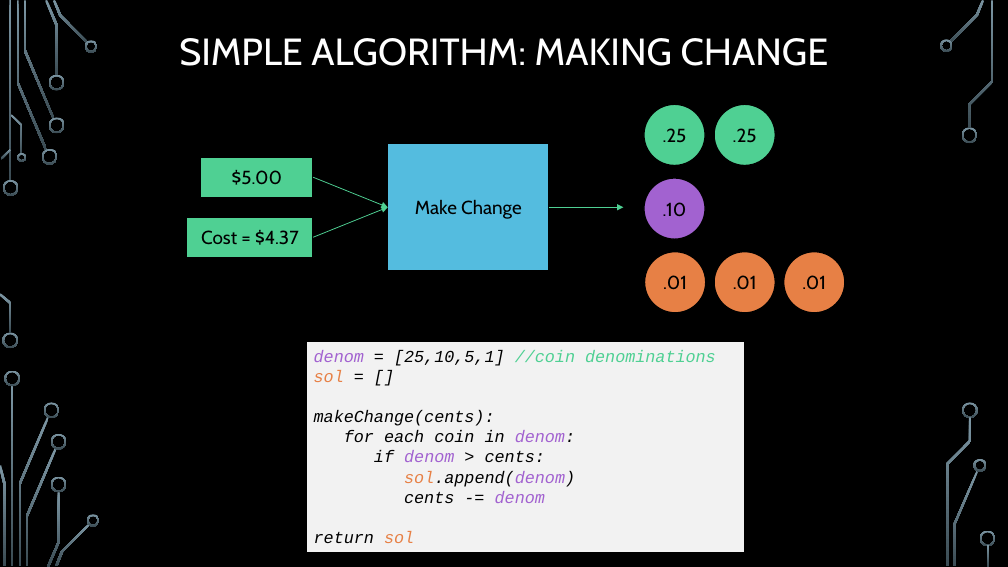
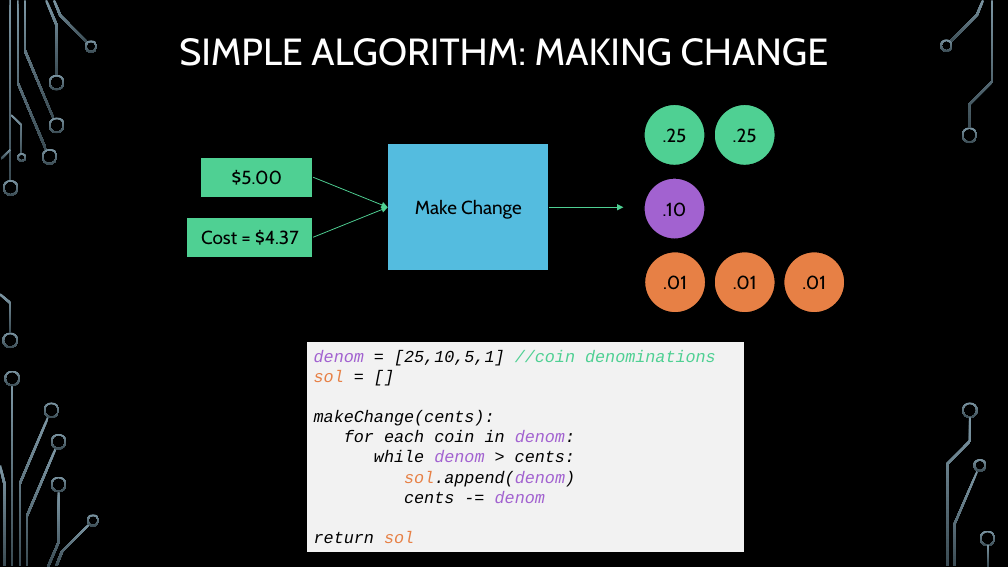
Before and after one commit to markfloryan/dsa2, a slide deck: slide 11 of slides/04-1-GreedyIntroChange.pptx. Drawn at 1008x567 pixels with LibreOffice and Linux fonts; fonts in the diff are those of the drawing; background and template pictures are left out. Boxes give left, top, right and bottom in pixels: in the first picture for what was removed or moved away, otherwise in the second. Text is boxed around its words. In the diff, an @@ line names an element or a change of style, - is before the commit and + after.

Commit message:
slide updates

```diff
--- a/slides/04-1-GreedyIntroChange.pptx
+++ b/slides/04-1-GreedyIntroChange.pptx
@@ text in rectangle at [374,450,575,462]: text changed @@
-if denom > cents:
+while denom > cents:
```
Also in this commit, not shown: 2 other slides changed, 1 slide added, 3 other files.
